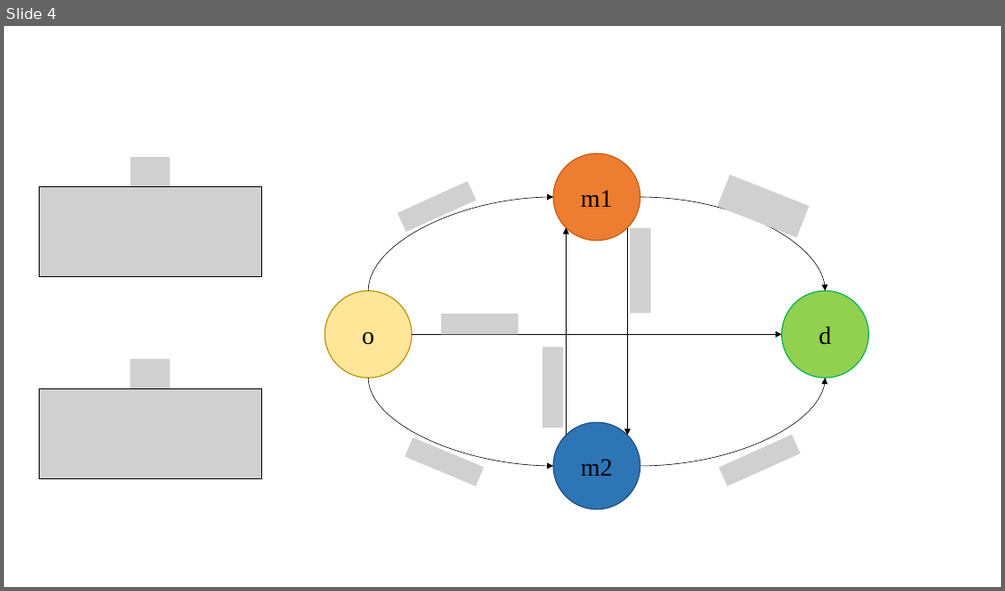
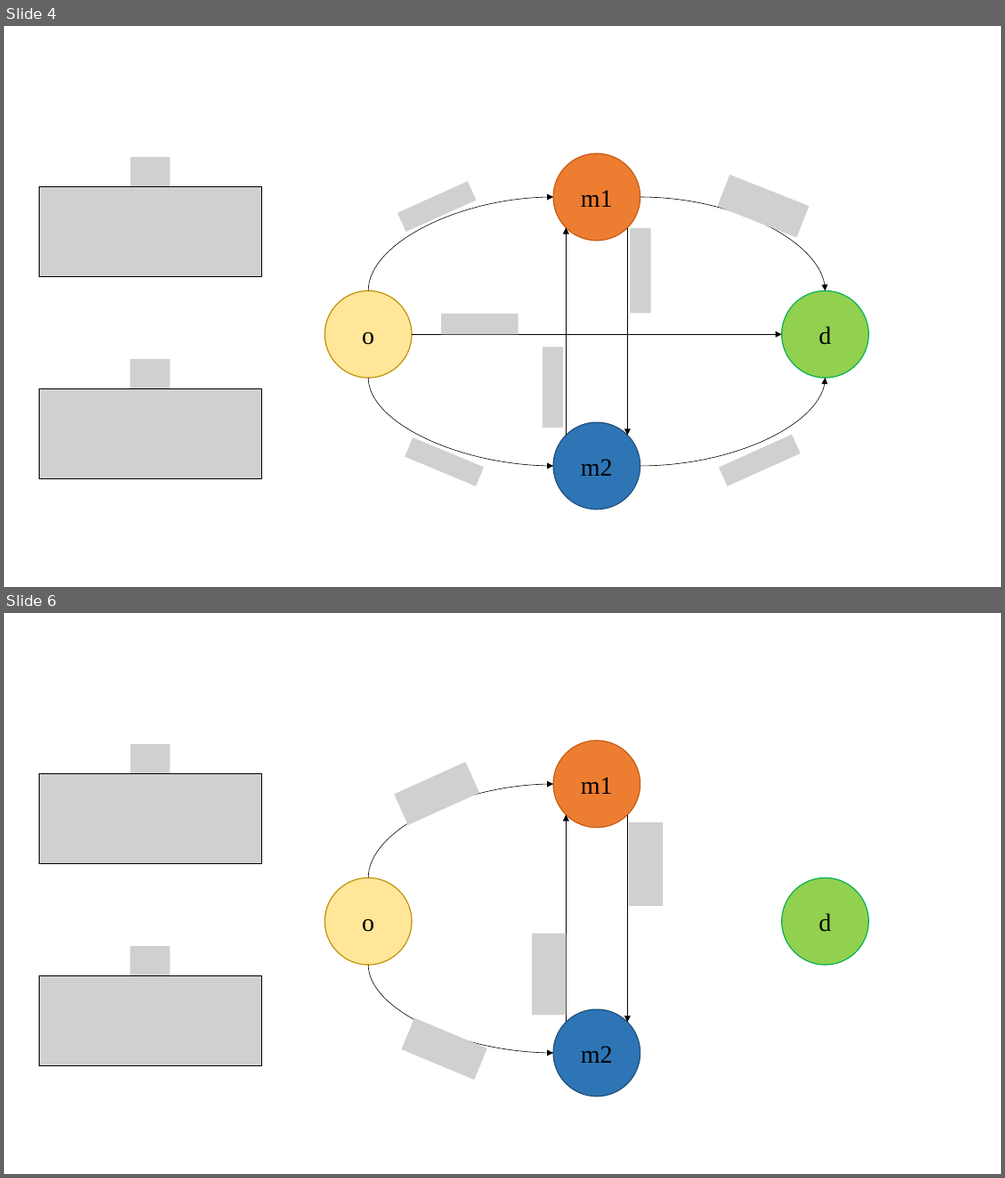
Before and after one commit to YizeWang/Digital-Currency-Exchange-Routing, a slide deck: doc/Figures.pptx. Shown one above the other, each under a label of ours: slide 4 before the commit, slides 4 and 6 after it; the slides between them are not shown. The pictures are 1005x591 and 1005x1178 pixels, drawn with LibreOffice and Linux fonts; fonts in the diff are those of the drawing; grey boxes stand for pictures. Boxes give left, top, right and bottom in pixels: in the first picture for what was removed or moved away, otherwise in the second. Text is boxed around its words. In the diff, an @@ line names an element or a change of style, - is before the commit and + after.

```diff
--- a/doc/Figures.pptx
+++ b/doc/Figures.pptx
@@ slide 6 added at bbox=[4, 613, 1001, 1174], background #FFFFFF @@
@@ picture added at bbox=[130, 744, 170, 774] @@
@@ ellipse added at bbox=[554, 741, 640, 827], fill #ED7D31, outline #C55A11 1 pt, 24 pt, text #000000 @@
+m1
@@ picture added at bbox=[394, 763, 479, 825] @@
@@ picture added at bbox=[39, 774, 261, 863] @@
@@ curved arrow added from (368, 877) to (554, 784), #000000 0.5 pt @@
@@ arrow added from (566, 1022) to (566, 815), #000000 0.5 pt @@
@@ arrow added from (628, 815) to (628, 1022), #000000 0.5 pt @@
@@ picture added at bbox=[630, 822, 663, 906] @@
@@ ellipse added at bbox=[324, 877, 412, 965], fill #FFE699, outline #BF9000 1 pt, 24 pt, text #000000 @@
+o
@@ ellipse added at bbox=[782, 877, 868, 965], fill #92D050, outline #00B050 1 pt, 24 pt, text #000000 @@
+d
@@ picture added at bbox=[130, 946, 170, 976] @@
@@ picture added at bbox=[532, 933, 566, 1014] @@
@@ picture added at bbox=[39, 976, 261, 1065] @@
@@ curved arrow added from (368, 965) to (554, 1053), #000000 0.5 pt @@
@@ ellipse added at bbox=[554, 1009, 640, 1096], fill #2E75B6, outline #1F4E79 1 pt, 24 pt, text #000000 @@
+m2
@@ picture added at bbox=[402, 1018, 487, 1079] @@
```
Also in this commit, not shown: 3 other slides added, 2 other files.
